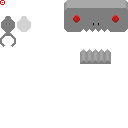
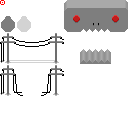
Layered file, before and after one edit (128 x 128). Changes by layer:
added layer "powerline" above "Pasted Layer" over <box>0,33,64,96</box>
painted on "Pasted Layer" over <box>0,32,16,47</box>
